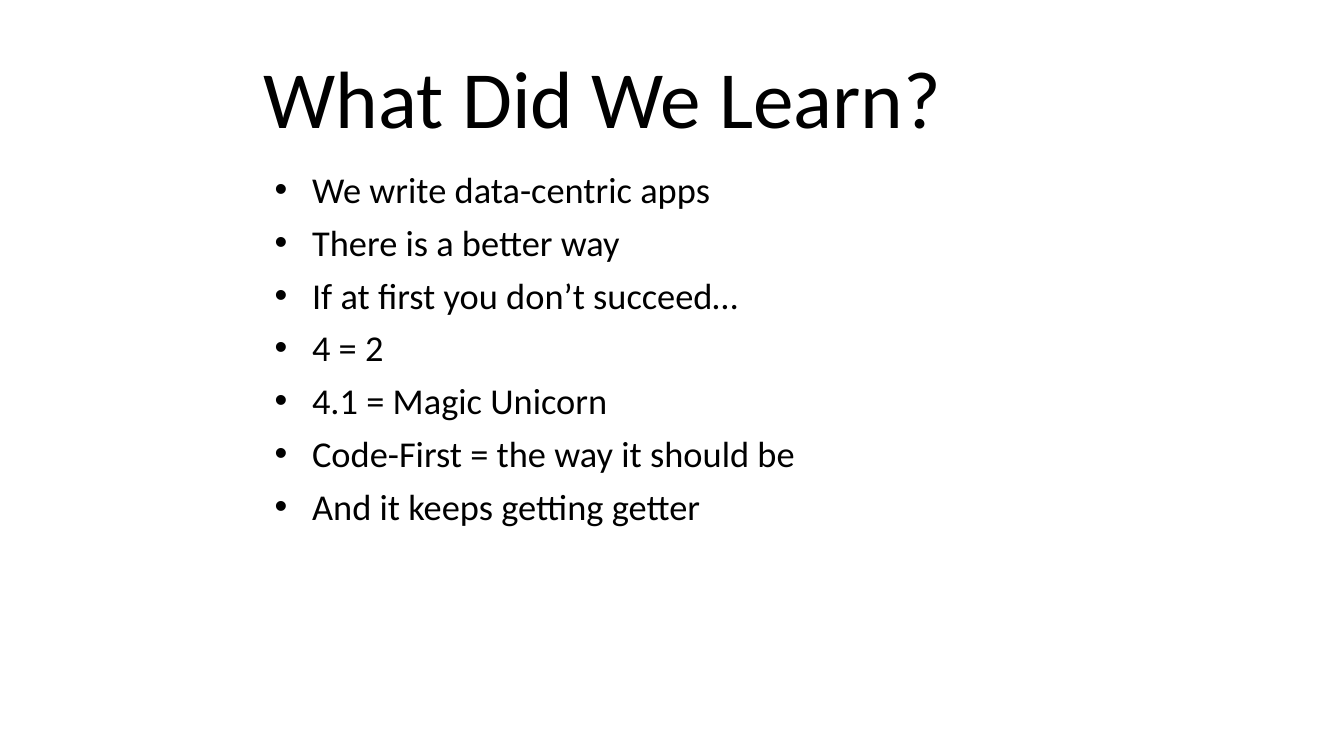
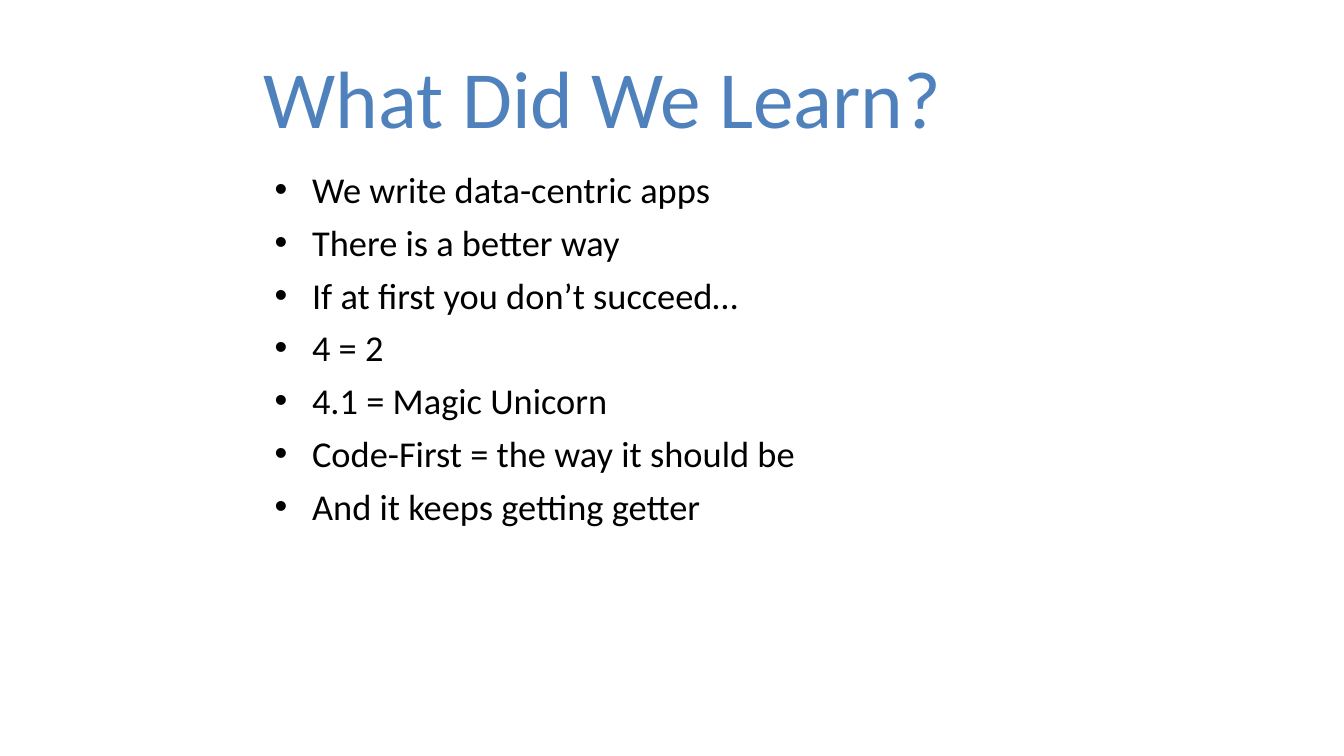
Before and after one commit to kburnell/EfCodeFirstMagicUnicornAndBeyond, a slide deck: slide 24 of EfMagicUnicornEdAndBeyond_SkylineTemplate.ppt (slide 25 before the commit). Drawn at 1344x756 pixels with LibreOffice and Linux fonts; fonts in the diff are those of the drawing; background and template pictures are left out. Boxes give left, top, right and bottom in pixels: in the first picture for what was removed or moved away, otherwise in the second. Text is boxed around its words. In the diff, an @@ line names an element or a change of style, - is before the commit and + after.

```diff
--- a/EfMagicUnicornEdAndBeyond_SkylineTemplate.ppt
+++ b/EfMagicUnicornEdAndBeyond_SkylineTemplate.ppt
@@ title "What Did We Learn?" at (264, 71, 941, 129): text colour #000000 to #4F81BD @@
```
Also in this commit, not shown: 2 other slides changed, 6 slides added, 7 slides removed, 59 other files.
